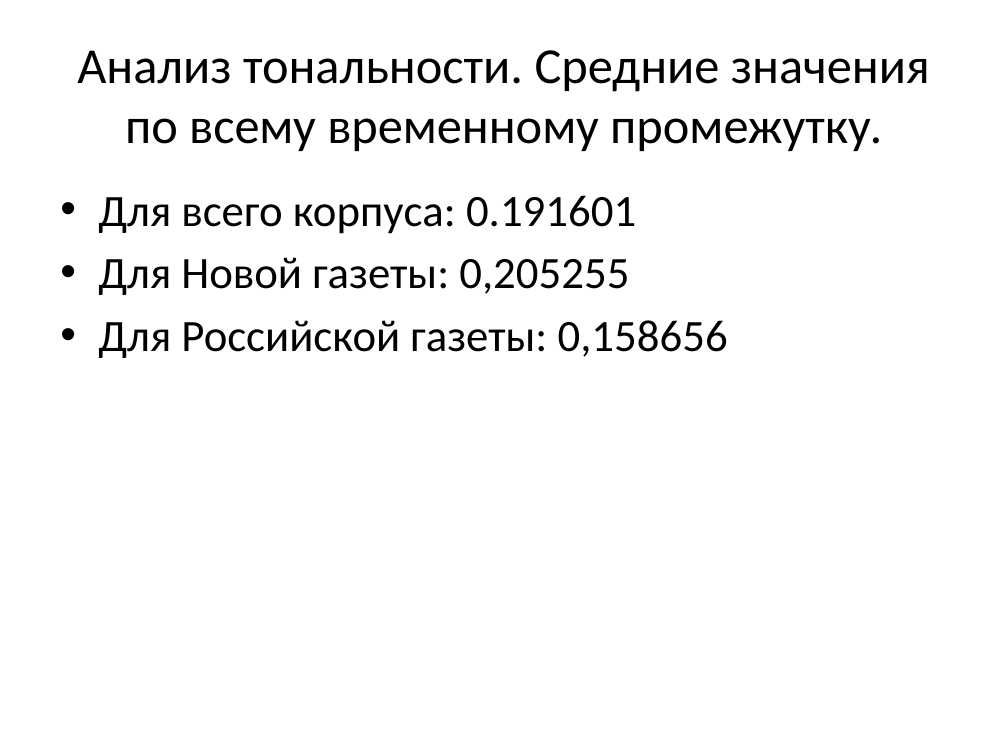
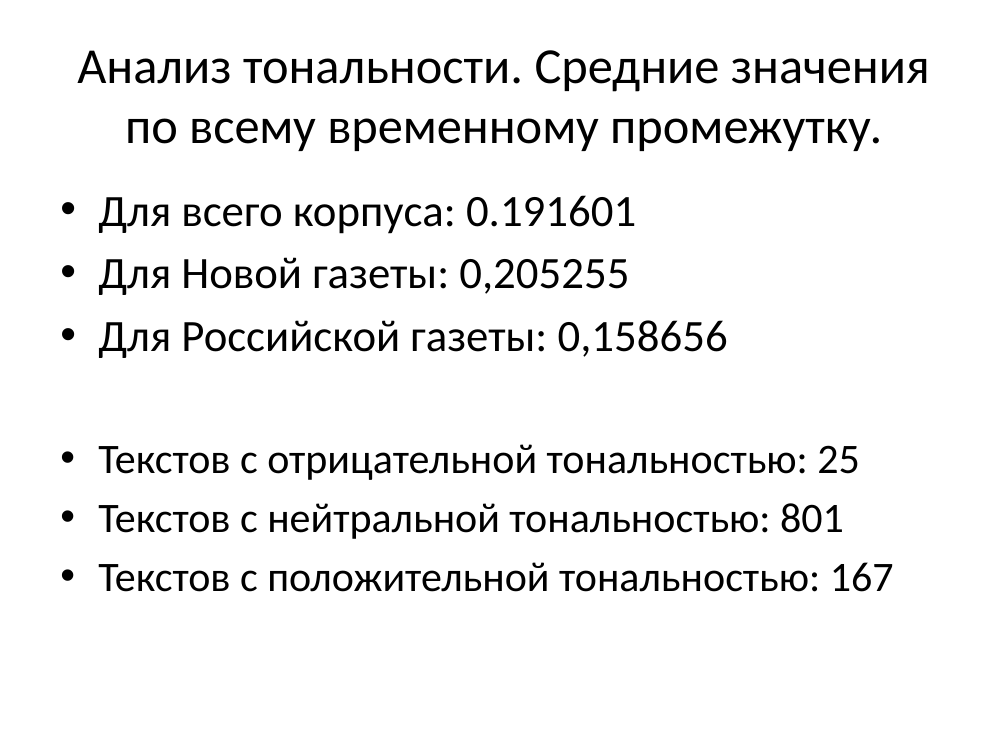
Before and after one commit to arassadin/hse_ling, a slide deck: slide 30 of ng_rg_presentation.pptx (slide 31 before the commit). Drawn at 1008x756 pixels with LibreOffice and Linux fonts; fonts in the diff are those of the drawing. Boxes give left, top, right and bottom in pixels: in the first picture for what was removed or moved away, otherwise in the second. Text is boxed around its words. In the diff, an @@ line names an element or a change of style, - is before the commit and + after.

```diff
--- a/ng_rg_presentation.pptx
+++ b/ng_rg_presentation.pptx
@@ text at (98, 444, 894, 592): paragraphs added @@
+• Текстов с отрицательной тональностью: 25
+• Текстов с нейтральной тональностью: 801
+• Текстов с положительной тональностью: 167
```
Also in this commit, not shown: 6 other slides changed, 1 slide removed.
